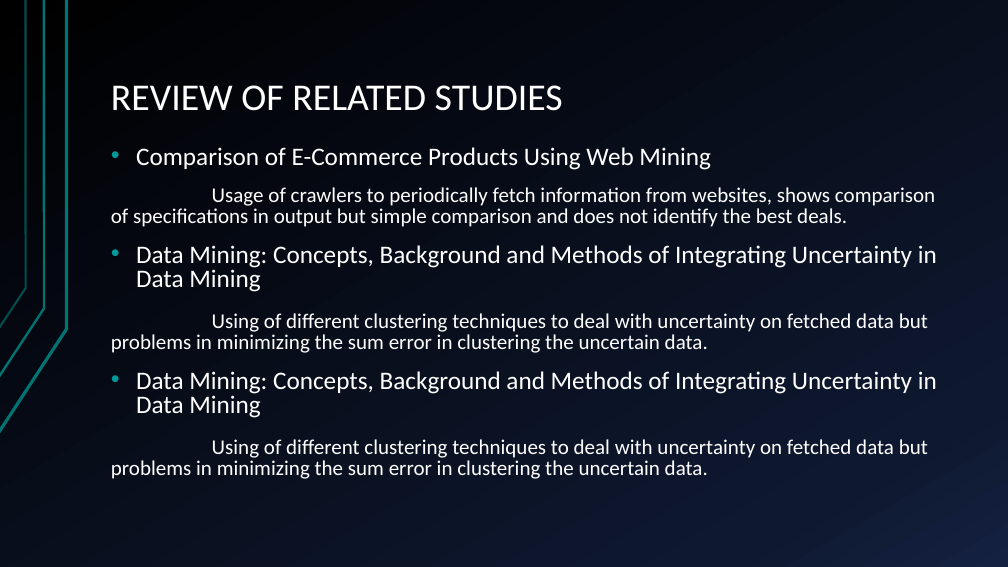
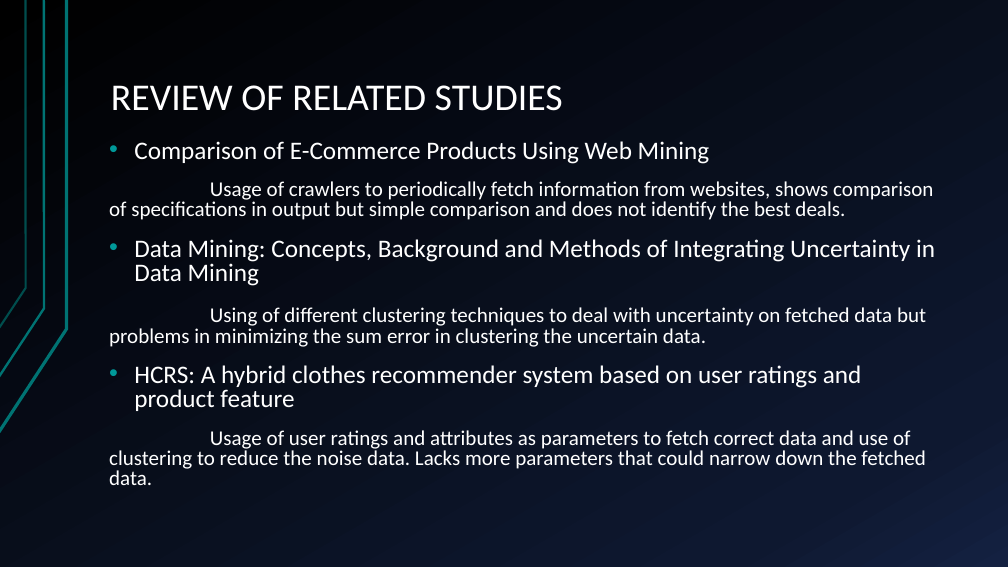
Before and after one commit to christianaveros/ThesisPaper-FOR, a slide deck: slide 7 of TIPid.pptx. Drawn at 1008x567 pixels with LibreOffice and Linux fonts; fonts in the diff are those of the drawing. Boxes give left, top, right and bottom in pixels: in the first picture for what was removed or moved away, otherwise in the second. Text is boxed around its words. In the diff, an @@ line names an element or a change of style, - is before the commit and + after.

```diff
--- a/TIPid.pptx
+++ b/TIPid.pptx
@@ text at (109, 365, 926, 485): text changed @@
-• Data Mining: Concepts, Background and Methods of Integrating Uncertainty in Data Mining
-Using of different clustering techniques to deal with uncertainty on fetched data but problems in minimizing the sum error in clustering the uncertain data.
+• HCRS: A hybrid clothes recommender system based on user ratings and product feature
+Usage of user ratings and attributes as parameters to fetch correct data and use of clustering to reduce the noise data. Lacks more parameters that could narrow down the fetched data.
```
Also in this commit, not shown: 1 other slide changed, 3 other files.
